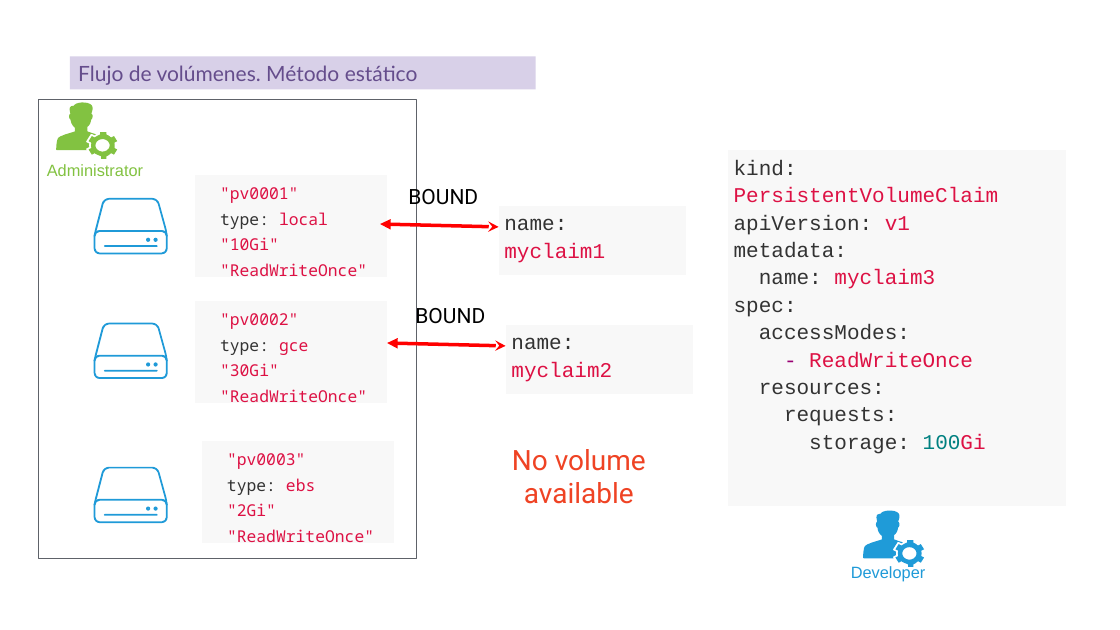
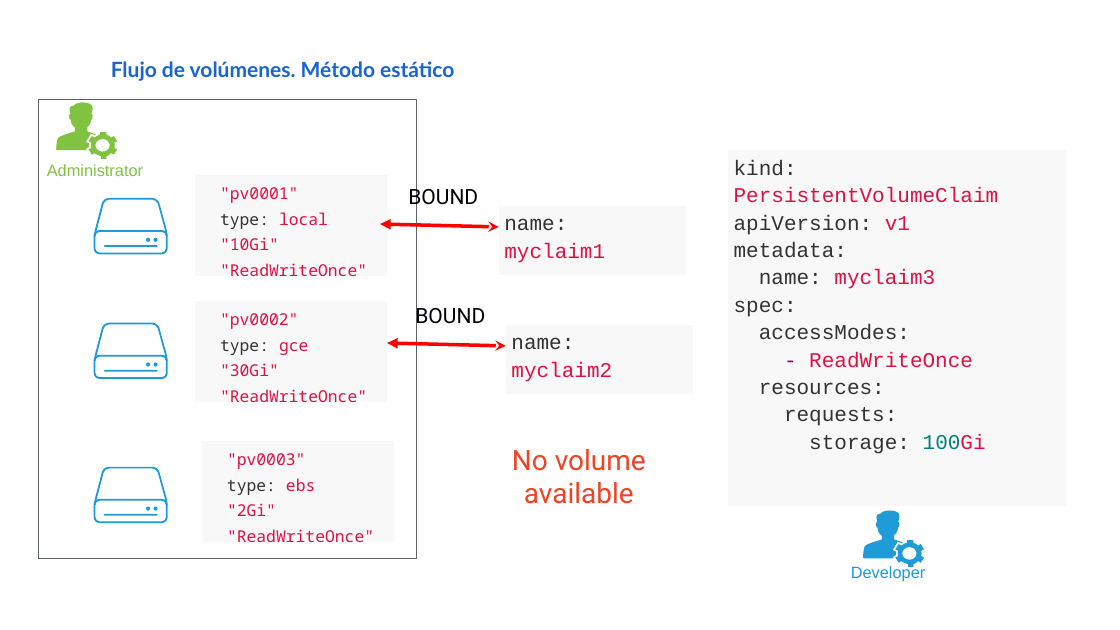
Before and after one commit to iesgn/curso_kubernetes_2020, a slide deck: slide 11 of unidad5/presentacion_unidad5.odp. Drawn at 1120x630 pixels with LibreOffice and Linux fonts; fonts in the diff are those of the drawing. Boxes give left, top, right and bottom in pixels: in the first picture for what was removed or moved away, otherwise in the second. Text is boxed around its words. In the diff, an @@ line names an element or a change of style, - is before the commit and + after.

```diff
--- a/unidad5/presentacion_unidad5.odp
+++ b/unidad5/presentacion_unidad5.odp
@@ text "Flujo de volúmenes. Método estático": place and size @@
-text "Flujo de volúmenes. Método estático" at bbox=[70, 56, 535, 89]
+text "Flujo de volúmenes. Método estático" at bbox=[111, 61, 454, 81]
@@ text "Flujo de volúmenes. Método estático" at bbox=[111, 61, 454, 81]: text colour #654D8C to #1963D3, bold on; vertical alignment middle to top; fill #D8D0E8 to none @@
```
Also in this commit, not shown: 17 other slides changed, 2 other files.
